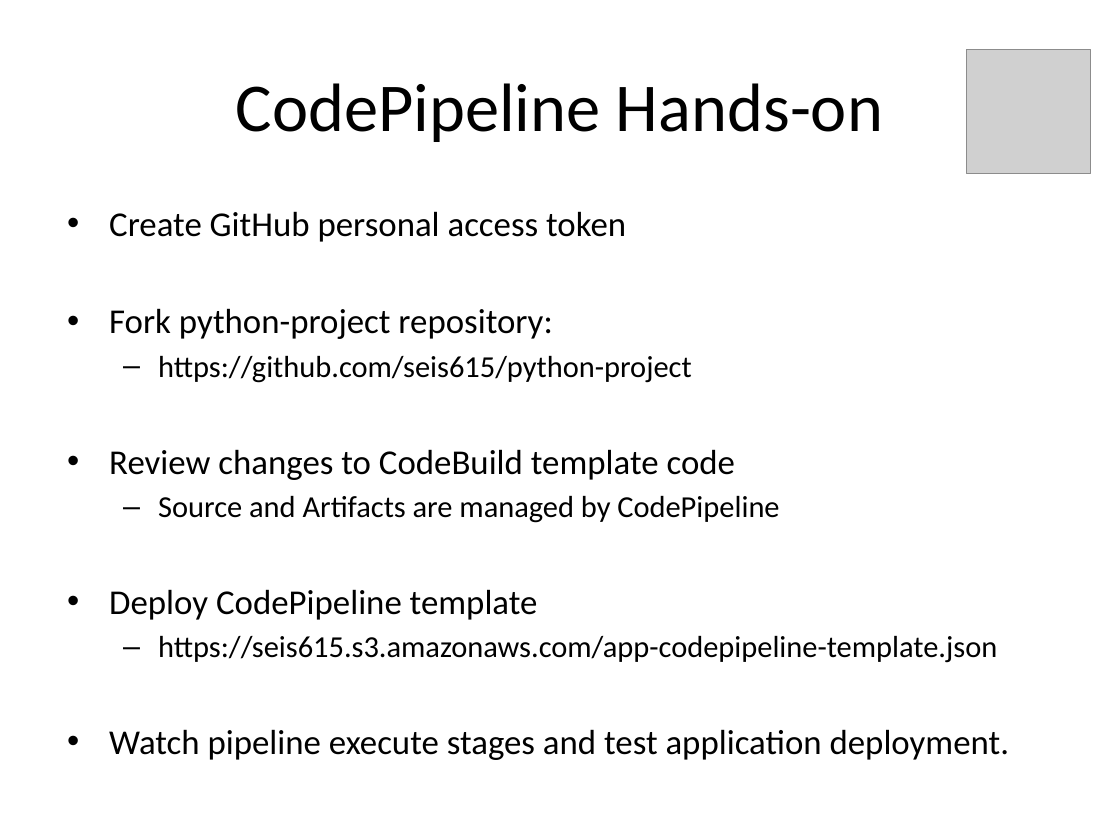
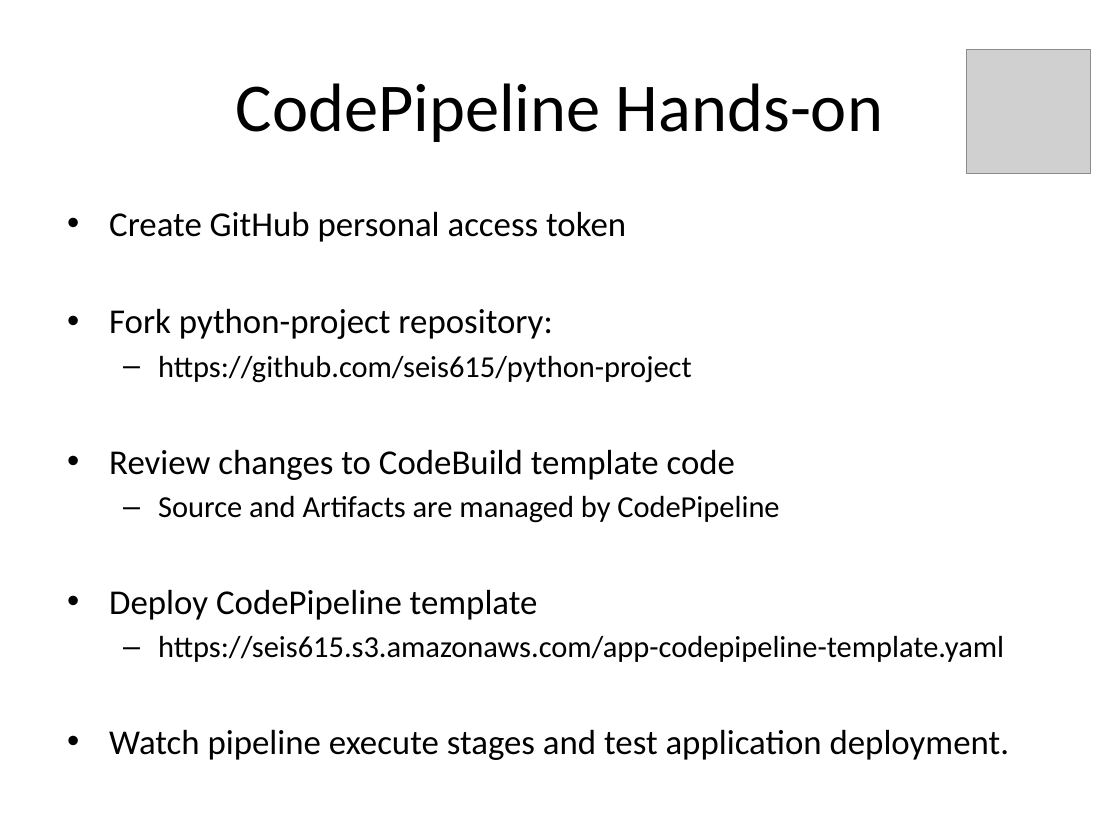
Before and after one commit to jasondbaker/infrastructure-class, a slide deck: slide 41 of lectures/infrastructure-week-10.pptx. Drawn at 1120x840 pixels with LibreOffice and Linux fonts; fonts in the diff are those of the drawing; grey boxes stand for pictures. Boxes give left, top, right and bottom in pixels: in the first picture for what was removed or moved away, otherwise in the second. Text is boxed around its words. In the diff, an @@ line names an element or a change of style, - is before the commit and + after.

```diff
--- a/lectures/infrastructure-week-10.pptx
+++ b/lectures/infrastructure-week-10.pptx
@@ text at (158,636,1004,662): text changed @@
-  – https://seis615.s3.amazonaws.com/app-codepipeline-template.json
+  – https://seis615.s3.amazonaws.com/app-codepipeline-template.yaml
```
Also in this commit, not shown: 3 other slides changed, 7 other files.
